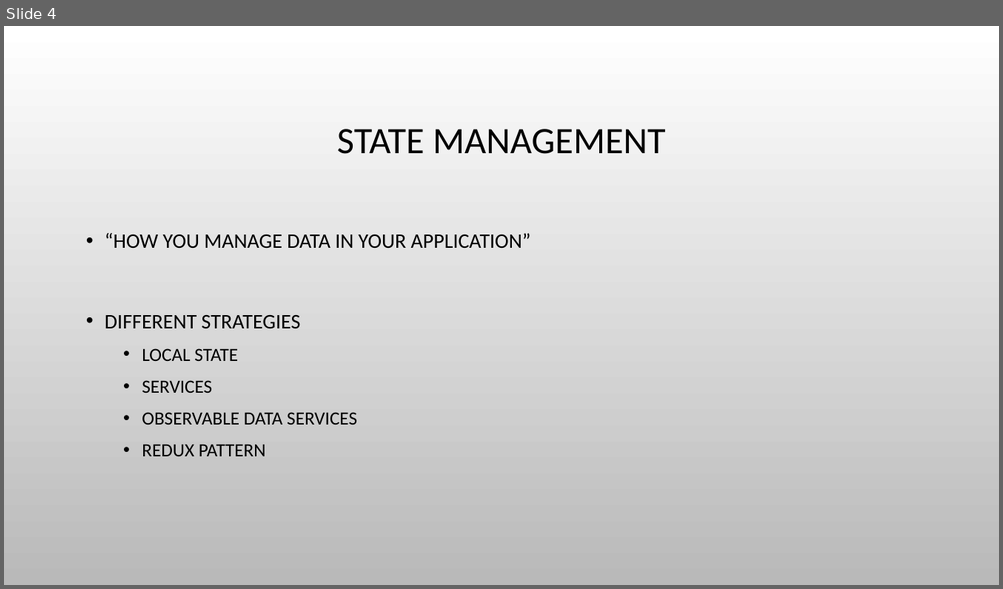
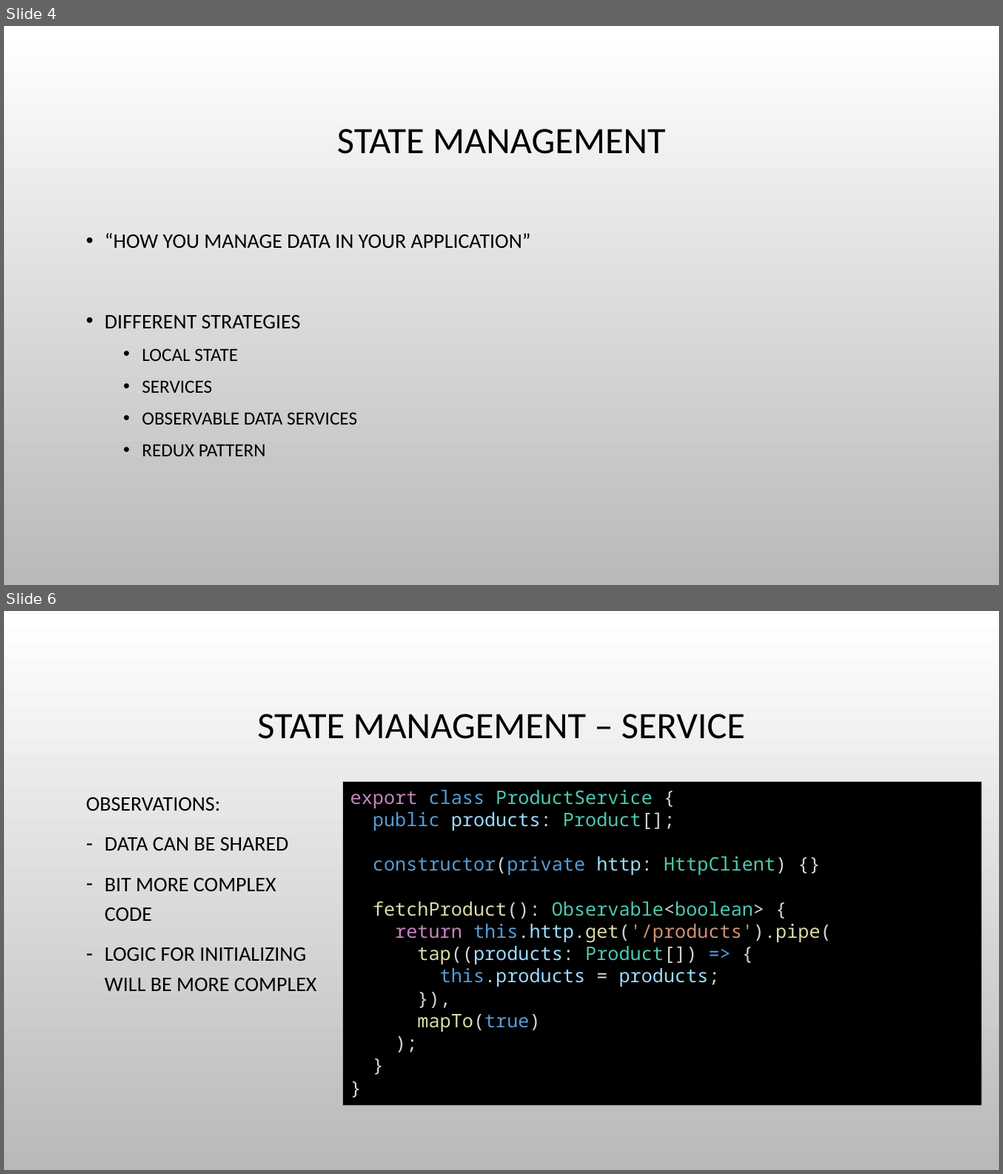
Before and after one commit to bertleemput/reactive-state-management, a slide deck: Reactive State Management.pptx. Shown one above the other, each under a label of ours: slide 4 before the commit, slides 4 and 6 after it; the slides between them are not shown. The pictures are 1003x589 and 1003x1174 pixels, drawn with LibreOffice and Linux fonts; fonts in the diff are those of the drawing; background and template pictures are left out. Boxes give left, top, right and bottom in pixels: in the first picture for what was removed or moved away, otherwise in the second. Text is boxed around its words. In the diff, an @@ line names an element or a change of style, - is before the commit and + after.

```diff
--- a/Reactive State Management.pptx
+++ b/Reactive State Management.pptx
@@ slide 6 added at (x1=4, y1=611, x2=999, y2=1170), background picture (left out) @@
@@ title added at (x1=257, y1=714, x2=745, y2=739), 36 pt, text #000000 @@
+STATE MANAGEMENT – SERVICE
@@ rectangle added at (x1=343, y1=782, x2=982, y2=1105), fill #000000, 18 pt, text #4EC9B0 @@
+export class ProductService {
+public products: Product[];
+constructor(private http: HttpClient) {}
+fetchProduct(): Observable<boolean> {
+return this.http.get('/products').pipe(
+tap((products: Product[]) => {
+this.products = products;
+}),
+mapTo(true)
+);
+}
+}
@@ text added at (x1=86, y1=797, x2=317, y2=991), 20 pt, text #000000 @@
+OBSERVATIONS:
+– DATA CAN BE SHARED
+– BIT MORE COMPLEX CODE
+– LOGIC FOR INITIALIZING WILL BE MORE COMPLEX
```
Also in this commit, not shown: 1 slide changed, 3 other slides added.
